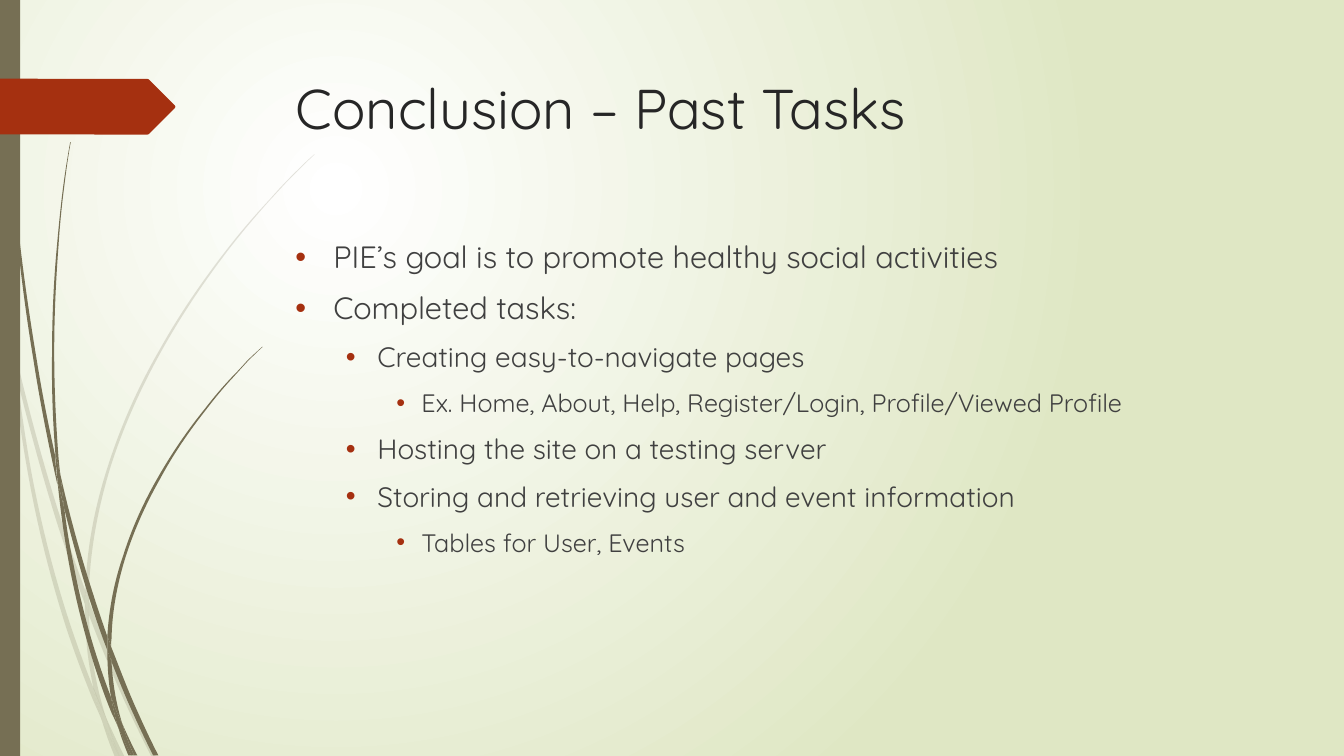
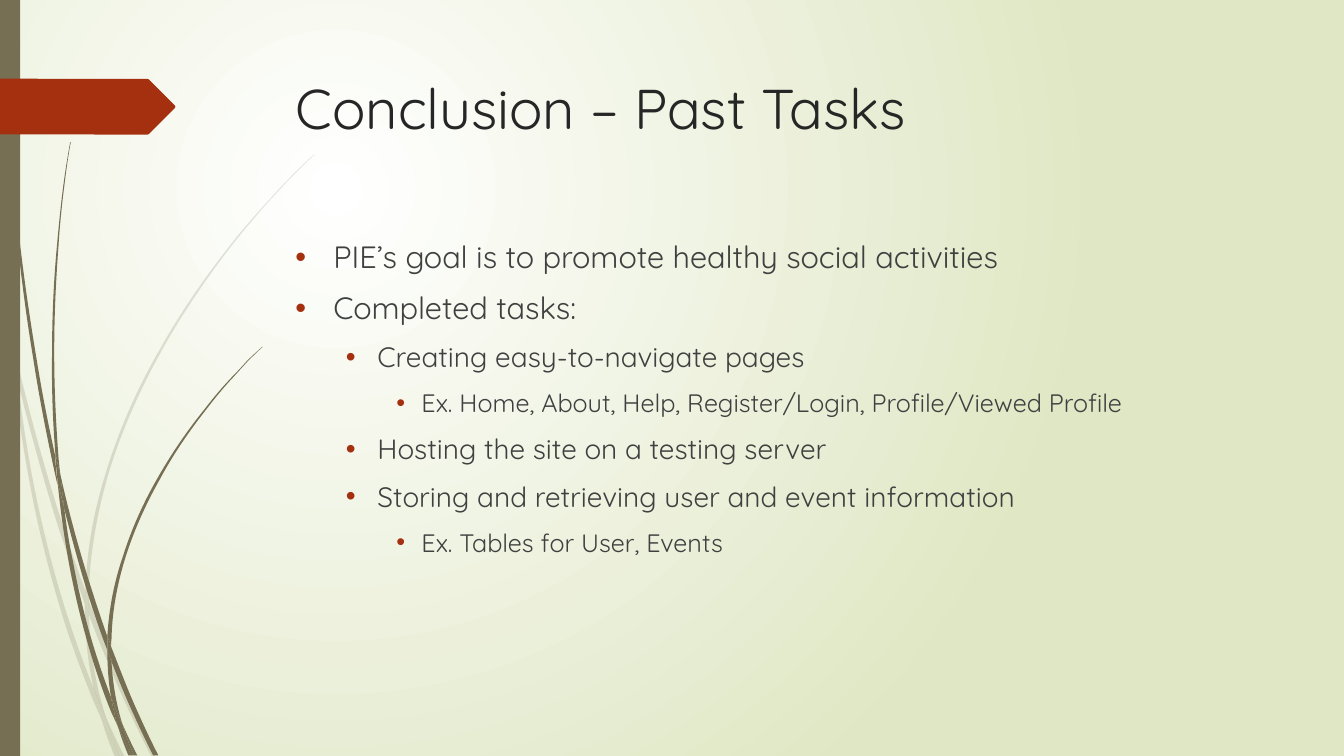
Before and after one commit to cs480GroupCAKE/PIEWebsite, a slide deck: slide 12 of Presentation/Presentation Two/PresentationRevised.pptx. Drawn at 1344x756 pixels with LibreOffice and Linux fonts; fonts in the diff are those of the drawing. Boxes give left, top, right and bottom in pixels: in the first picture for what was removed or moved away, otherwise in the second. Text is boxed around its words. In the diff, an @@ line names an element or a change of style, - is before the commit and + after.

```diff
--- a/Presentation/Presentation Two/PresentationRevised.pptx
+++ b/Presentation/Presentation Two/PresentationRevised.pptx
@@ text at [421, 533, 723, 555]: text changed @@
-    • Tables for User, Events
+    • Ex. Tables for User, Events
```
Also in this commit, not shown: 1 other slide changed.
